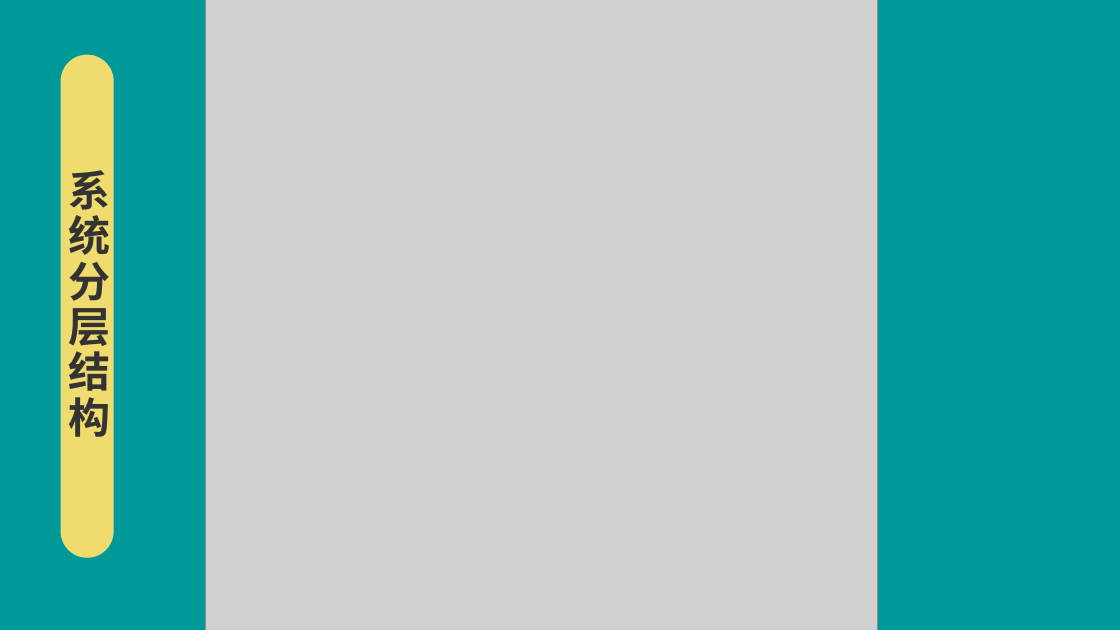
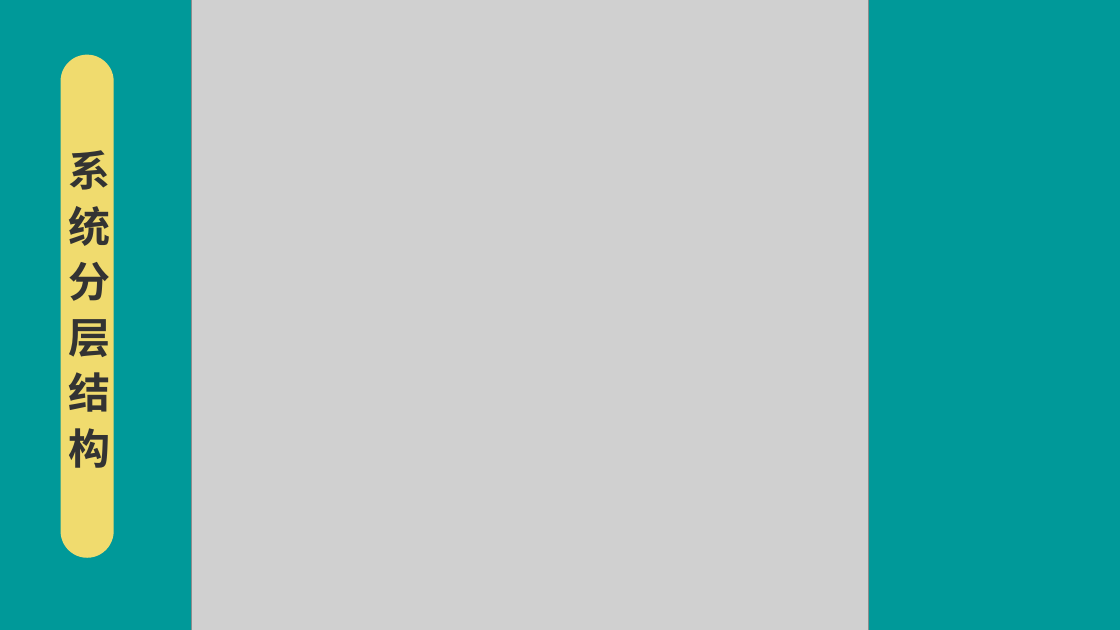
Before and after one commit to pwalan/Food_of_World, a slide deck: slide 5 of 文档/美食天下设计.pptx. Drawn at 1120x630 pixels with LibreOffice and Linux fonts; fonts in the diff are those of the drawing; grey boxes stand for pictures; background and template pictures are left out. Boxes give left, top, right and bottom in pixels: in the first picture for what was removed or moved away, otherwise in the second. Text is boxed around its words. In the diff, an @@ line names an element or a change of style, - is before the commit and + after.

```diff
--- a/文档/美食天下设计.pptx
+++ b/文档/美食天下设计.pptx
@@ picture: place and size @@
-picture at [205,0,877,630]
+picture at [192,0,869,630]
@@ rounded rectangle "系统分层结构" at [60,55,113,558]: line spacing 0.9 to 1.1 @@
```
Also in this commit, not shown: 3 other slides changed, 2 other files.
